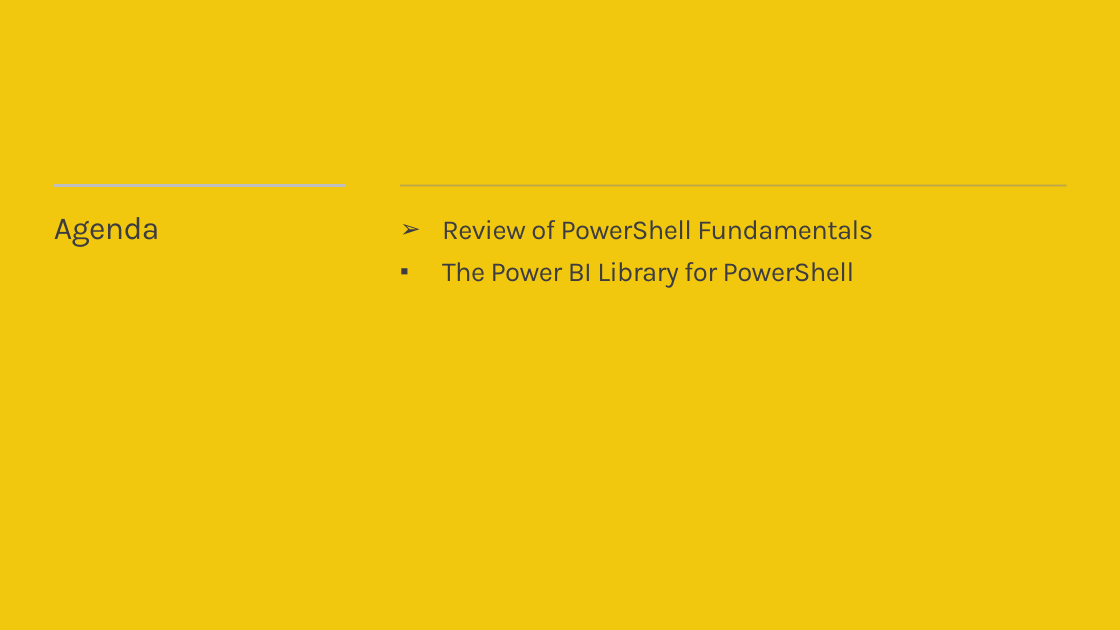
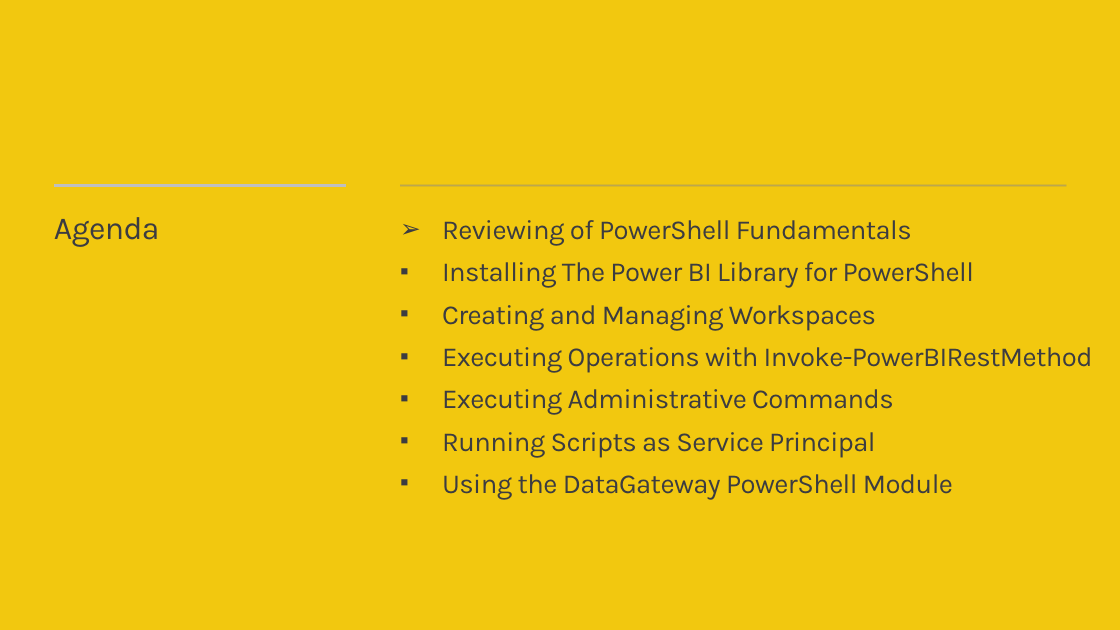
Before and after one commit to PowerBiDevCamp/Camp-Sessions, a slide deck: slide 5 of Session 02 - Writing PowerShell Script for Power BI.pptx (slide 4 before the commit). Drawn at 1120x630 pixels with LibreOffice and Linux fonts; fonts in the diff are those of the drawing; background and template pictures are left out. Boxes give left, top, right and bottom in pixels: in the first picture for what was removed or moved away, otherwise in the second. Text is boxed around its words. In the diff, an @@ line names an element or a change of style, - is before the commit and + after.

```diff
--- a/Session 02 - Writing PowerShell Script for Power BI.pptx
+++ b/Session 02 - Writing PowerShell Script for Power BI.pptx
@@ text at bbox=[442, 220, 1093, 500]: text changed @@
-➢ Review of PowerShell Fundamentals
-▪ The Power BI Library for PowerShell
+➢ Reviewing of PowerShell Fundamentals
+▪ Installing The Power BI Library for PowerShell
+▪ Creating and Managing Workspaces
+▪ Executing Operations with Invoke-PowerBIRestMethod
+▪ Executing Administrative Commands
+▪ Running Scripts as Service Principal
+▪ Using the DataGateway PowerShell Module
```
Also in this commit, not shown: 17 other slides changed, 22 slides added, 14 slides removed, 1 other file.
